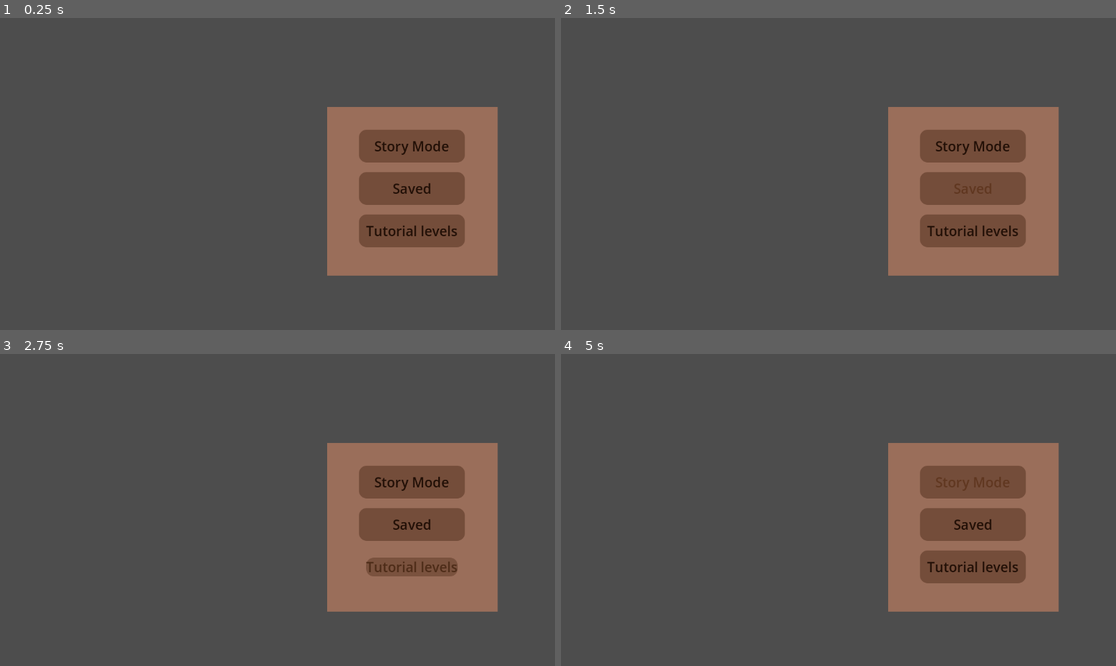
Above: before the commit, frames 1-4 (two rows, left to right).
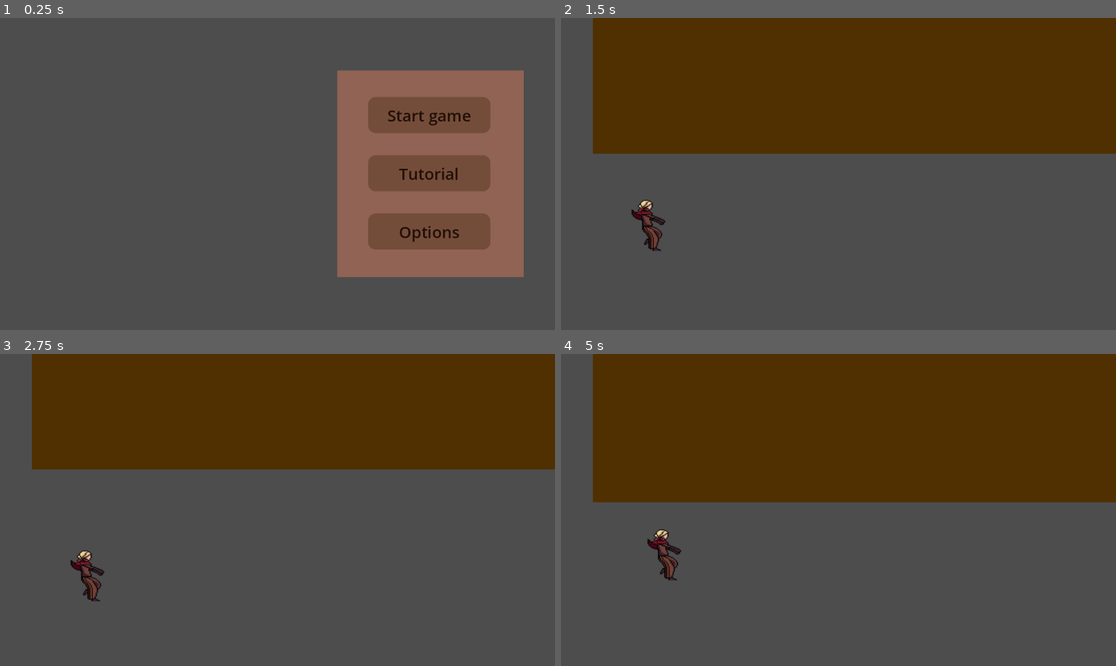
Above: after the commit, the same moments.

Repository: Nevarise/MilkywaySoloProject
Game: Godot game, scene res://main_menu.tscn
The game is run twice, just before and just after one commit, with the same random seed, the same clock (stepped at 60 frames per second) and the same inputs. This scene is started directly instead of the project's main scene.
Inputs (mouse positions are in pixels of both pictures, inside the frame that each line leads up to):
- Up to frame 1 (0.25 s): no input
- Up to frame 2 (1.5 s): click (971, 189) at 0.5 s, where only the run before the commit has a clickable "Saved"; click (988, 174) at 1.25 s, where only the run after the commit has a clickable "Tutorial"
- Up to frame 3 (2.75 s): click (410, 566) at 2 s, where only the run before the commit has a clickable "Tutorial levels"
- Up to frame 4 (5 s): click (971, 481) at 2.75 s, where only the run before the commit has a clickable "Story Mode"; click (971, 481) at 3.5 s, where only the run before the commit has a clickable "Story Mode"; tap Space (jump) at 4.25, 4.52 s; move the mouse to (960, 494) at 4.27 s; hold D (right) from 4.28 s (still down); hold Shift (sprint) from 4.28 s (still down)

The runs differ from the first frame. In frame 1, 14% of the frame differs, in the area x 58-95%, y 16-84%; in frame 2, 54%; in frame 3, 49%; in frame 4, 56%, in the area x 5-100%, y 0-83%.

Commit message:
Add files via upload
Still editing the start screen

Diff:
--- a/main_menu.tscn
+++ b/main_menu.tscn
@@ -1,4 +1,6 @@
-[gd_scene load_steps=6 format=3 uid="uid://tx83fav00mfo"]
+[gd_scene load_steps=7 format=3 uid="uid://tx83fav00mfo"]
+
+[ext_resource type="Script" uid="uid://dblebtn83y6wt" path="res://starting_screen.gd" id="1_06t4h"]
 
 [sub_resource type="FontVariation" id="FontVariation_rhts7"]
 
@@ -19,6 +21,10 @@
 corner_radius_top_right = 16
 corner_radius_bottom_right = 16
 corner_radius_bottom_left = 16
+expand_margin_left = 10.0
+expand_margin_top = 10.0
+expand_margin_right = 10.0
+expand_margin_bottom = 10.0
 
 [sub_resource type="StyleBoxFlat" id="StyleBoxFlat_7vrkn"]
 bg_color = Color(0.47948045, 0.31949756, 0.24284536, 1)
@@ -26,6 +32,10 @@
 corner_radius_top_right = 16
 corner_radius_bottom_right = 16
 corner_radius_bottom_left = 16
+expand_margin_left = 15.0
+expand_margin_top = 15.0
+expand_margin_right = 15.0
+expand_margin_bottom = 15.0
 
 [sub_resource type="StyleBoxEmpty" id="StyleBoxEmpty_rhts7"]
 
@@ -36,50 +46,53 @@
 anchor_bottom = 1.0
 grow_horizontal = 2
 grow_vertical = 2
+script = ExtResource("1_06t4h")
 
 [node name="main box" type="Node2D" parent="."]
+position = Vector2(1, -75)
 
 [node name="Polygon2D" type="Polygon2D" parent="main box"]
-position = Vector2(128, 133.00002)
-scale = Vector2(0.8613137, 0.81395346)
-color = Color(0.60443157, 0.4326833, 0.35612488, 1)
+position = Vector2(96, 120)
+scale = Vector2(0.9416054, 0.9974582)
+color = Color(0.5664789, 0.39055693, 0.33104035, 1)
 polygon = PackedVector2Array(640, 64, 640, 277.7714, 640, 493.99997, 841.16974, 493.99994, 1051, 494, 1051.0001, 279, 1051, 64)
 
 [node name="main buttons" type="VBoxContainer" parent="main box"]
-offset_left = 760.0
-offset_top = 247.0
-offset_right = 950.0
-offset_bottom = 462.0
-theme_override_constants/separation = 49
+offset_left = 778.0
+offset_top = 254.0
+offset_right = 1002.0
+offset_bottom = 570.0
+theme_override_constants/separation = 75
+metadata/_edit_use_anchors_ = true
 
-[node name="Button" type="Button" parent="main box/main buttons"]
+[node name="Start" type="Button" parent="main box/main buttons"]
 layout_mode = 2
 theme_override_colors/font_color = Color(0.13028878, 0.060702644, 0.023839992, 1)
 theme_override_colors/font_focus_color = Color(0.3764706, 0.21568628, 0.1254902, 1)
 theme_override_colors/font_pressed_color = Color(0.8759997, 0.66867983, 0.5625733, 1)
 theme_override_colors/font_hover_color = Color(0.3031488, 0.17102718, 0.09278814, 1)
 theme_override_fonts/font = SubResource("FontVariation_rhts7")
-theme_override_font_sizes/font_size = 28
+theme_override_font_sizes/font_size = 33
 theme_override_styles/normal = SubResource("StyleBoxFlat_06t4h")
 theme_override_styles/pressed = SubResource("StyleBoxFlat_rhts7")
 theme_override_styles/hover = SubResource("StyleBoxFlat_7vrkn")
 theme_override_styles/focus = SubResource("StyleBoxEmpty_rhts7")
-text = "Story Mode"
+text = "Start game"
 metadata/_edit_use_anchors_ = true
 
-[node name="Button2" type="Button" parent="main box/main buttons"]
+[node name="Practice" type="Button" parent="main box/main buttons"]
 layout_mode = 2
 theme_override_colors/font_color = Color(0.13028878, 0.060702644, 0.023839992, 1)
 theme_override_colors/font_focus_color = Color(0.3764706, 0.21568628, 0.1254902, 1)
 theme_override_colors/font_pressed_color = Color(0.8759997, 0.66867983, 0.5625733, 1)
 theme_override_colors/font_hover_color = Color(0.3031488, 0.17102718, 0.09278814, 1)
 theme_override_fonts/font = SubResource("FontVariation_rhts7")
-theme_override_font_sizes/font_size = 28
+theme_override_font_sizes/font_size = 33
 theme_override_styles/normal = SubResource("StyleBoxFlat_06t4h")
 theme_override_styles/pressed = SubResource("StyleBoxFlat_rhts7")
 theme_override_styles/hover = SubResource("StyleBoxFlat_7vrkn")
 theme_override_styles/focus = SubResource("StyleBoxEmpty_rhts7")
-text = "Saved"
+text = "Tutorial"
 
 [node name="Button3" type="Button" parent="main box/main buttons"]
 layout_mode = 2
@@ -88,11 +101,14 @@
 theme_override_colors/font_pressed_color = Color(0.8759997, 0.66867983, 0.5625733, 1)
 theme_override_colors/font_hover_color = Color(0.3031488, 0.17102718, 0.09278814, 1)
 theme_override_fonts/font = SubResource("FontVariation_rhts7")
-theme_override_font_sizes/font_size = 28
+theme_override_font_sizes/font_size = 33
 theme_override_styles/normal = SubResource("StyleBoxFlat_06t4h")
 theme_override_styles/pressed = SubResource("StyleBoxFlat_rhts7")
 theme_override_styles/hover = SubResource("StyleBoxFlat_7vrkn")
 theme_override_styles/focus = SubResource("StyleBoxEmpty_rhts7")
-text = "Tutorial levels"
+text = "Options"
 
 [node name="CanvasLayer" type="CanvasLayer" parent="main box/main buttons"]
+
+[connection signal="pressed" from="main box/main buttons/Start" to="." method="_on_start_pressed"]
+[connection signal="pressed" from="main box/main buttons/Practice" to="." method="_on_practice_pressed"]
--- /dev/null
+++ b/starting_screen.gd
@@ -0,0 +1,19 @@
+extends Control
+
+
+# Called when the node enters the scene tree for the first time.
+func _ready() -> void:
+	pass # Replace with function body.
+
+
+# Called every frame. 'delta' is the elapsed time since the previous frame.
+func _process(delta: float) -> void:
+	pass
+
+
+func _on_start_pressed() -> void:
+	print("Nothing yet")
+
+
+func _on_practice_pressed() -> void:
+	get_tree().change_scene_to_file("res://tutorial_stage.tscn")
Not shown, added: starting_screen.gd.uid
